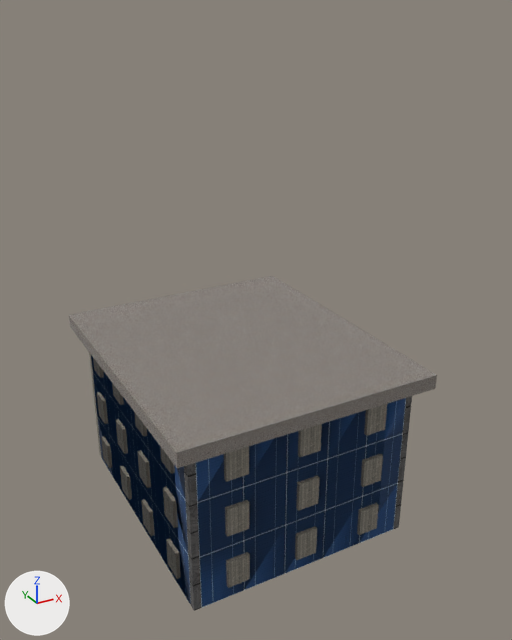
The OBJ model AT1/AT1/Resources/Export.obj: old version first, new version second.
Camera for both pictures: a 50 mm lens placed at (-25.5, -98.8, 63.9), pointed at (17.2, -21.1, 25.1). Arrows for +X, +Y and +Z are at lower left; the lights stay in place. Where no turn or scale is listed for an object, it has been applied to the vertices. Vertices at the same position are counted once.

In view in the first picture: 'Export'.
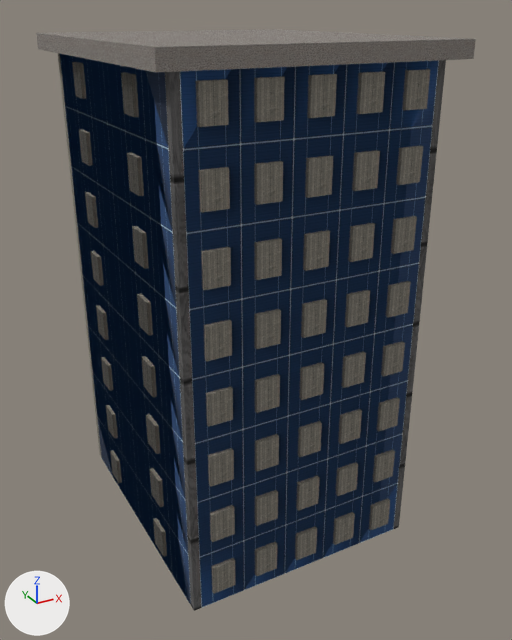
Boxes (x1, y1, x2, y2) around the edits, measured in the pictures (512 x 640 px; the box of a moved part takes in the faces that stretch with it):
'Export', reshaped (20% wider, 74% taller): before (69, 276, 437, 611); after (36, 29, 476, 611)
part 1 of me_export, moved or reshaped: before (69, 276, 437, 468); after (36, 29, 476, 72)
part 2 of me_export, moved or reshaped: before (101, 436, 112, 468); after (110, 451, 122, 483)
part 3 of me_export, moved or reshaped: before (141, 499, 154, 536); after (153, 518, 167, 557)
part 4 of me_export, moved or reshaped: before (226, 552, 250, 588); after (211, 558, 236, 594)
part 5 of me_export, moved or reshaped: before (225, 500, 249, 537); after (255, 541, 277, 576)
part 6 of me_export, moved or reshaped: before (357, 503, 379, 535); after (333, 512, 355, 545)
part 7 of me_export, moved or reshaped: before (360, 454, 383, 487); after (369, 498, 390, 530)
part 8 of me_export, moved or reshaped: before (97, 392, 108, 424); after (106, 405, 118, 438)
part 9 of me_export, moved or reshaped: before (137, 450, 151, 488); after (150, 468, 164, 507)
part 10 of me_export, moved or reshaped: before (224, 446, 249, 482); after (210, 505, 235, 542)
part 11 of me_export, moved or reshaped: before (364, 404, 387, 436); after (255, 490, 278, 526)
part 12 of me_export, moved or reshaped (not visible before): after (336, 462, 358, 496)
part 13 of me_export, moved or reshaped (not visible before): after (373, 449, 395, 482)
part 14 of me_export, moved or reshaped (not visible afterwards): before (93, 358, 104, 378)
part 15 of me_export, moved or reshaped (not visible afterwards): before (112, 383, 124, 405)
part 16 of me_export, moved or reshaped: before (116, 419, 128, 454); after (101, 357, 113, 391)
part 17 of me_export, deleted (black): before (120, 412, 181, 579)
part 18 of me_export, built on: before (89, 353, 412, 589); after (58, 53, 446, 611)

The change, as a diff of the scene's bpy script:
```diff
--- a/AT1/AT1/Resources/Export.obj.py
+++ b/AT1/AT1/Resources/Export.obj.py
@@ me_export @@
 # used by ob_export; location = (0.0, 0.0, 0.0)
-me_export.from_pydata(...)  # 544 vertices, 1274 faces; spans x -2.5..33.5, y -39.5..2.5, z -4.0..21.0
+me_export.from_pydata(...)  # 1344 vertices, 3224 faces; spans x -2.5..33.5, y -39.5..2.5, z -4.0..61.0
+# me_export part 1: the loose piece of 8 vertices spanning x -2.5..33.5, y -39.5..2.5, z 19.0..21.0 is moved by (0.0, 0.0, 40.0)
+# me_export part 2: the loose piece of 8 vertices spanning x -1.0..1.0, y -6.5..-3.5, z -2.0..2.0 is moved by (0.0, -4.5, 0.0)
+# me_export part 3: the loose piece of 8 vertices spanning x -1.0..1.0, y -24.5..-21.5, z -2.0..2.0 is moved by (0.0, -4.5, 0.0)
+# me_export part 4: the loose piece of 8 vertices spanning x 4.0..7.0, y -38.0..-36.0, z -2.0..2.0 is moved by (-2.0, 0.0, 0.0)
+# me_export part 5: the loose piece of 8 vertices spanning x 4.0..7.0, y -38.0..-36.0, z 6.0..10.0 is moved by (4.0, 0.0, -8.0)
+# me_export part 6: the loose piece of 8 vertices spanning x 24.0..27.0, y -38.0..-36.0, z -2.0..2.0 is moved by (-4.0, 0.0, 0.0)
+# me_export part 7: the loose piece of 8 vertices spanning x 24.0..27.0, y -38.0..-36.0, z 6.0..10.0 is moved by (2.0, 0.0, -8.0)
+# me_export part 8: the loose piece of 8 vertices spanning x -1.0..1.0, y -6.5..-3.5, z 6.0..10.0 is moved by (0.0, -4.5, 0.0)
+# me_export part 9: the loose piece of 8 vertices spanning x -1.0..1.0, y -24.5..-21.5, z 6.0..10.0 is moved by (0.0, -4.5, 0.0)
+# me_export part 10: the loose piece of 8 vertices spanning x 4.0..7.0, y -38.0..-36.0, z 14.0..18.0 is moved by (-2.0, 0.0, -8.0)
+# me_export part 11: the loose piece of 8 vertices spanning x 24.0..27.0, y -38.0..-36.0, z 14.0..18.0 is moved by (-16.0, 0.0, -8.0)
+# me_export part 12: the loose piece of 8 vertices spanning x 30.0..32.0, y -33.5..-30.5, z 6.0..10.0 is turned -90 degrees about the z axis through its middle, then moved by (-9.5, -5.0, 0.0)
+# me_export part 13: the loose piece of 8 vertices spanning x 30.0..32.0, y -33.5..-30.5, z 14.0..18.0 is turned -90 degrees about the z axis through its middle, then moved by (-3.5, -5.0, -8.0)
+# me_export part 14: the loose piece of 8 vertices spanning x -1.0..1.0, y -6.5..-3.5, z 14.0..18.0 is turned -90 degrees about the z axis through its middle, then moved by (3.5, 5.0, 0.0)
+# me_export part 15: the loose piece of 8 vertices spanning x -1.0..1.0, y -15.5..-12.5, z 14.0..18.0 is turned -90 degrees about the z axis through its middle, then moved by (9.5, 14.0, 0.0)
+# me_export part 16: the loose piece of 8 vertices spanning x -1.0..1.0, y -15.5..-12.5, z 6.0..10.0 is moved by (0.0, 4.5, 8.0)
+# me_export part 17: 7 loose pieces with 56 vertices, spanning x -1.0..32.0, y -33.5..-12.5, z -2.0..18.0, are deleted
+# me_export part 18: 4 vertices removed from x -0.5..31.5, y -37.5..0.5, z 20.0; 860 vertices added at x -1.0..32.0, y -38.0..1.0, z 14.0..60.0
 me_export.materials.append(mat_texture0)
```
